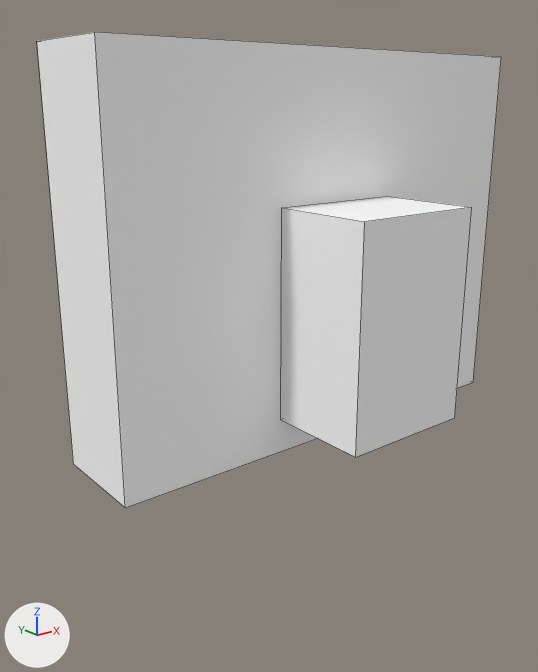
An edit to the OBJ model ender_infection_colored/src/main/resources/assets/ender_infection/models/item/design/lab_monitor.obj, drawn before and after from the same camera.
Rendered twice from a 50 mm lens placed at (-0.406, -1.456, 0.757), pointed at (0.417, -0.427, 0.346). Every picture has the same lights, and +X, +Y and +Z are marked at lower left. The older version comes first. Mesh edges are drawn as thin lines. Where no turn or scale is listed for an object, it has been applied to the vertices. Vertices at exactly the same position are counted once.

Before the edit, the objects in view are built like this:
```python
me_lab_monitor = bpy.data.meshes.new('lab_monitor')
me_lab_monitor.from_pydata(...)  # a box spanning x 0.062..0.938, y -0.512..-0.325, z 0.156..0.844; a box spanning x 0.138..0.863, y -0.325..-0.306, z 0.281..0.769; a box spanning x 0.188..0.375, y -0.319..-0.3, z 0.206..0.25; a box spanning x 0.375..0.625, y -0.7..-0.512, z 0.219..0.594
me_lab_monitor.materials.append(mat_atlas)  # its picture is missing
ob_lab_monitor = bpy.data.objects.new('lab_monitor', me_lab_monitor)
ob_lab_monitor.location = (0.0, 0.0, 0.0)
```
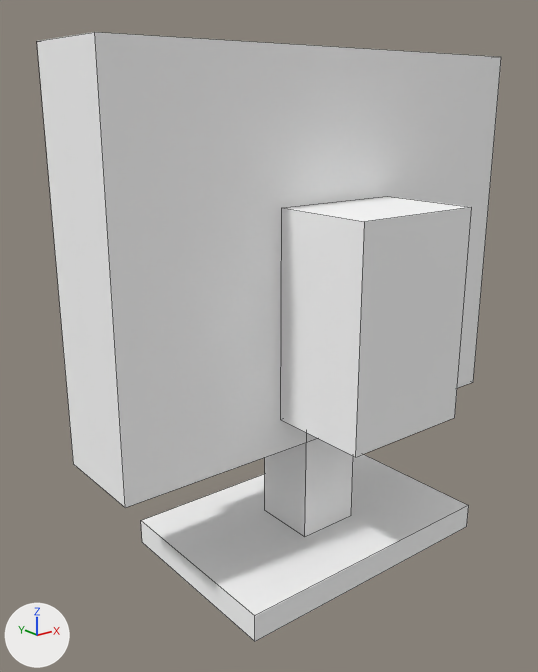
The newer file is also rescaled (x0.933), turned or shifted as a whole; pictures and numbers use the older file's frame.

Changed parts and their boxes [x1, y1, x2, y2] in the pictures (538 x 672 px):
```json
{"object": "lab_monitor", "change": "reshaped", "before": [37, 32, 501, 508], "after": [37, 32, 501, 641], "on screen": "28% taller"}
{"part": 1, "of": "me_lab_monitor", "change": "added", "after": [141, 454, 469, 641]}
{"part": 2, "of": "me_lab_monitor", "change": "added", "after": [265, 433, 353, 536]}
```

Edits to the scene script, one JSON object a line:
```json
{"block": "me_lab_monitor", "where": "# used by ob_lab_monitor; location = (0.0, 0.0, 0.0)"}
{"op": "remove", "block": "me_lab_monitor", "code": "me_lab_monitor.from_pydata(...)  # 32 vertices, 24 faces; spans x 0.062..0.938, y -0.7..-0.3, z 0.156..0.844"}
{"op": "add", "block": "me_lab_monitor", "code": "me_lab_monitor.from_pydata(...)  # 48 vertices, 36 faces; spans x 0.062..0.938, y -0.7..-0.262, z -0.094..0.844"}
{"block": "me_lab_monitor", "change": "me_lab_monitor part 1: a new loose piece, a box spanning x 0.219..0.781, y -0.637..-0.262, z -0.094..-0.044, in mat_atlas (its picture is missing)"}
{"block": "me_lab_monitor", "change": "me_lab_monitor part 2: a new loose piece, a box spanning x 0.438..0.563, y -0.512..-0.387, z -0.044..0.25, in mat_atlas (its picture is missing)"}
```
